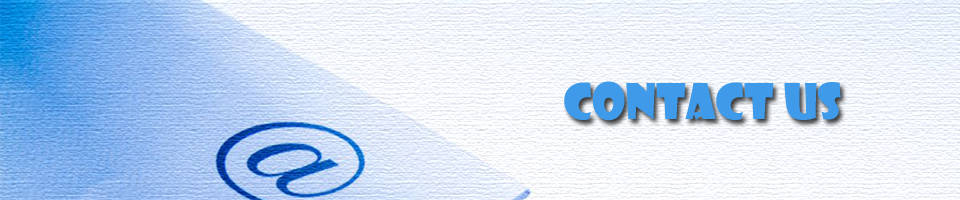
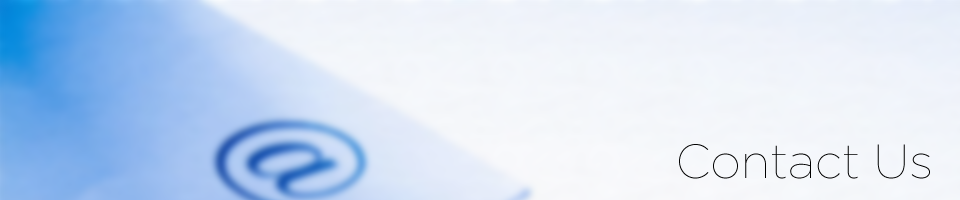
The second 960 x 200 image is a revision of the first. Changes to its layers:
renamed "CONTACT US" to "Contact Us", painted on it over [564, 81, 930, 179]
painted on "Layer 3" over [0, 0, 960, 200]
